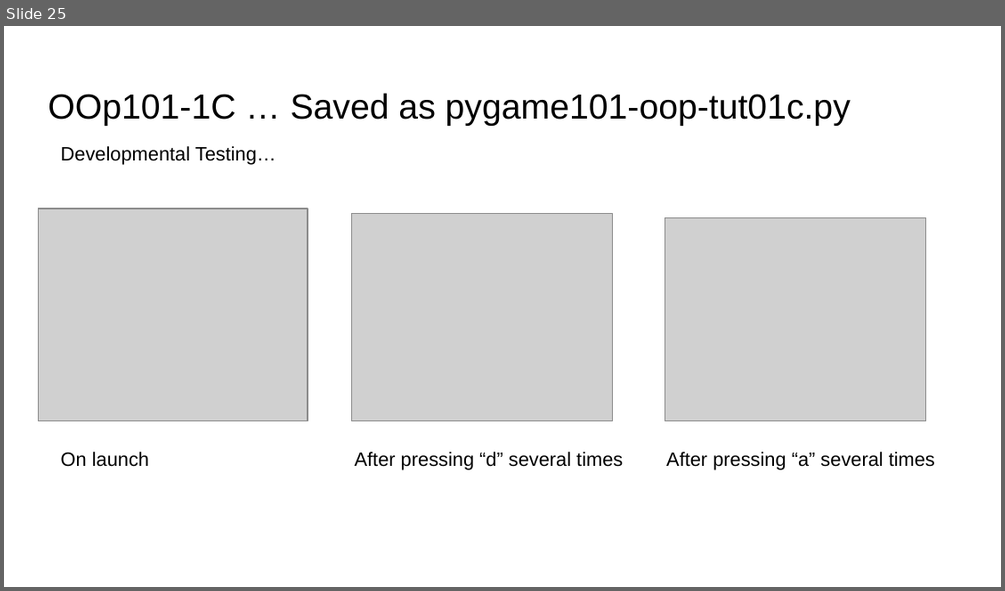
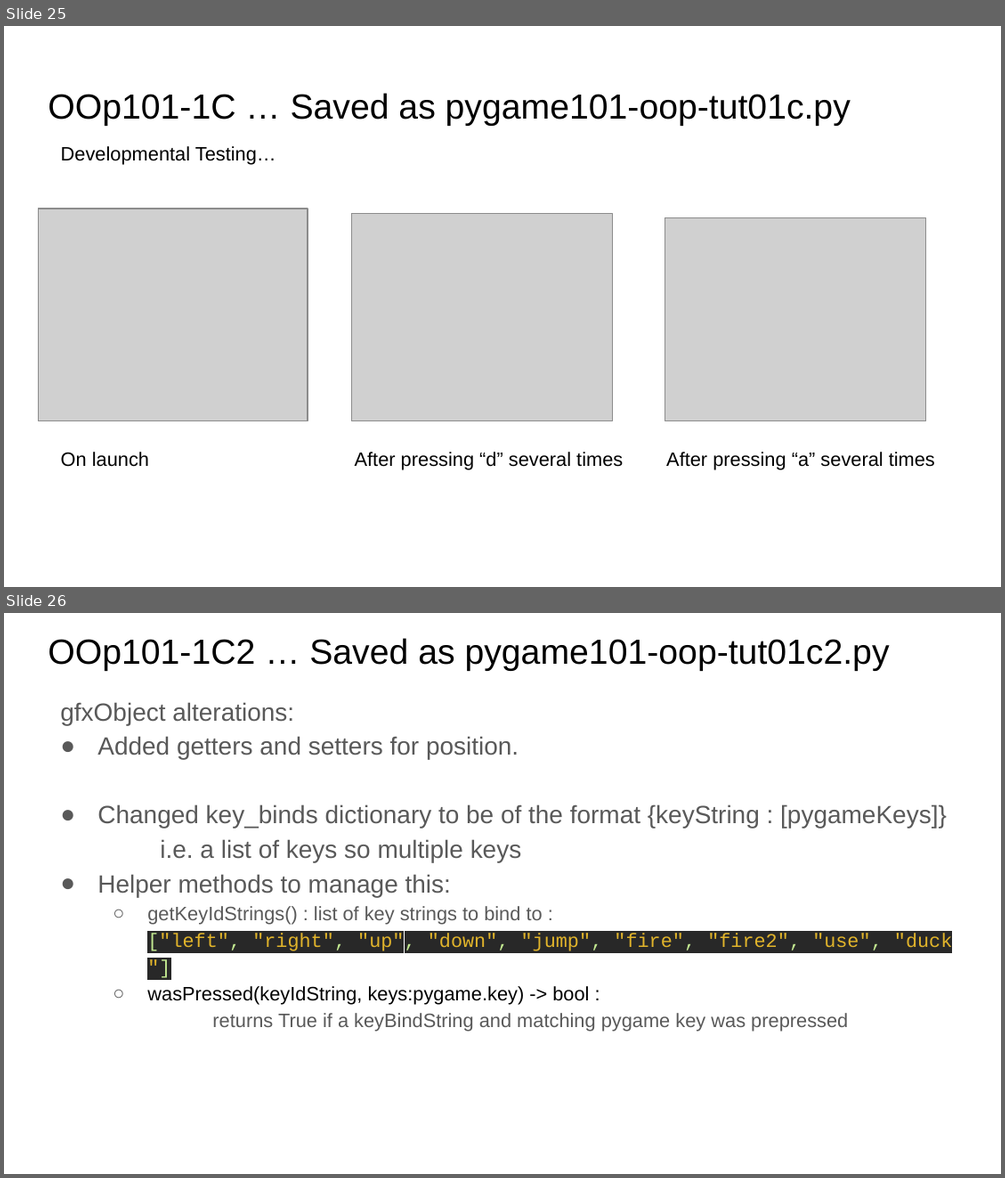
Before and after one commit to MrAWHolmes/KS5-NEA2425, a slide deck: tech_with_tim/Pygame-Tuts-101-1ABC/Docs/Pygame-101-Tuts-by-MrH.pptx. Shown one above the other, each under a label of ours: slide 25 before the commit, slides 25 and 26 after it. The pictures are 1005x591 and 1005x1178 pixels, drawn with LibreOffice and Linux fonts; fonts in the diff are those of the drawing; grey boxes stand for pictures. Boxes give left, top, right and bottom in pixels: in the first picture for what was removed or moved away, otherwise in the second. Text is boxed around its words. In the diff, an @@ line names an element or a change of style, - is before the commit and + after.

Commit message:
documentation for 101c2 - GfxObject refactored for multi-key binds

```diff
--- a/tech_with_tim/Pygame-Tuts-101-1ABC/Docs/Pygame-101-Tuts-by-MrH.pptx
+++ b/tech_with_tim/Pygame-Tuts-101-1ABC/Docs/Pygame-101-Tuts-by-MrH.pptx
@@ slide 26 added at (x1=4, y1=613, x2=1001, y2=1174), background #FFFFFF @@
@@ title added at (x1=48, y1=638, x2=890, y2=671), 25.2 pt, text #000000 @@
+OOp101-1C2 … Saved as pygame101-oop-tut01c2.py
@@ text added at (x1=60, y1=702, x2=952, y2=1031), 14 pt, text #595959 @@
+gfxObject alterations:
+● Added getters and setters for position.
+● Changed key_binds dictionary to be of the format {keyString : [pygameKeys]}
+i.e. a list of keys so multiple keys
+● Helper methods to manage this:
+  ○ getKeyIdStrings() : list of key strings to bind to : ["left", "right", "up", "down", "jump", "fire", "fire2", "use", "duck"]
+  ○ wasPressed(keyIdString, keys:pygame.key) -> bool :
+  returns True if a keyBindString and matching pygame key was prepressed
```
Also in this commit, not shown: 10 other slides added, 3 other files.
